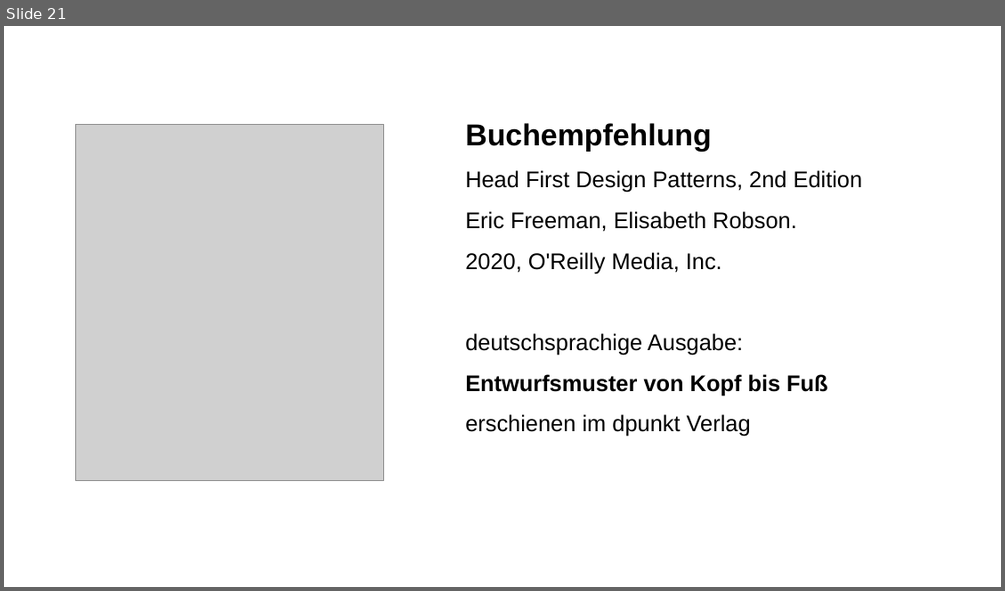
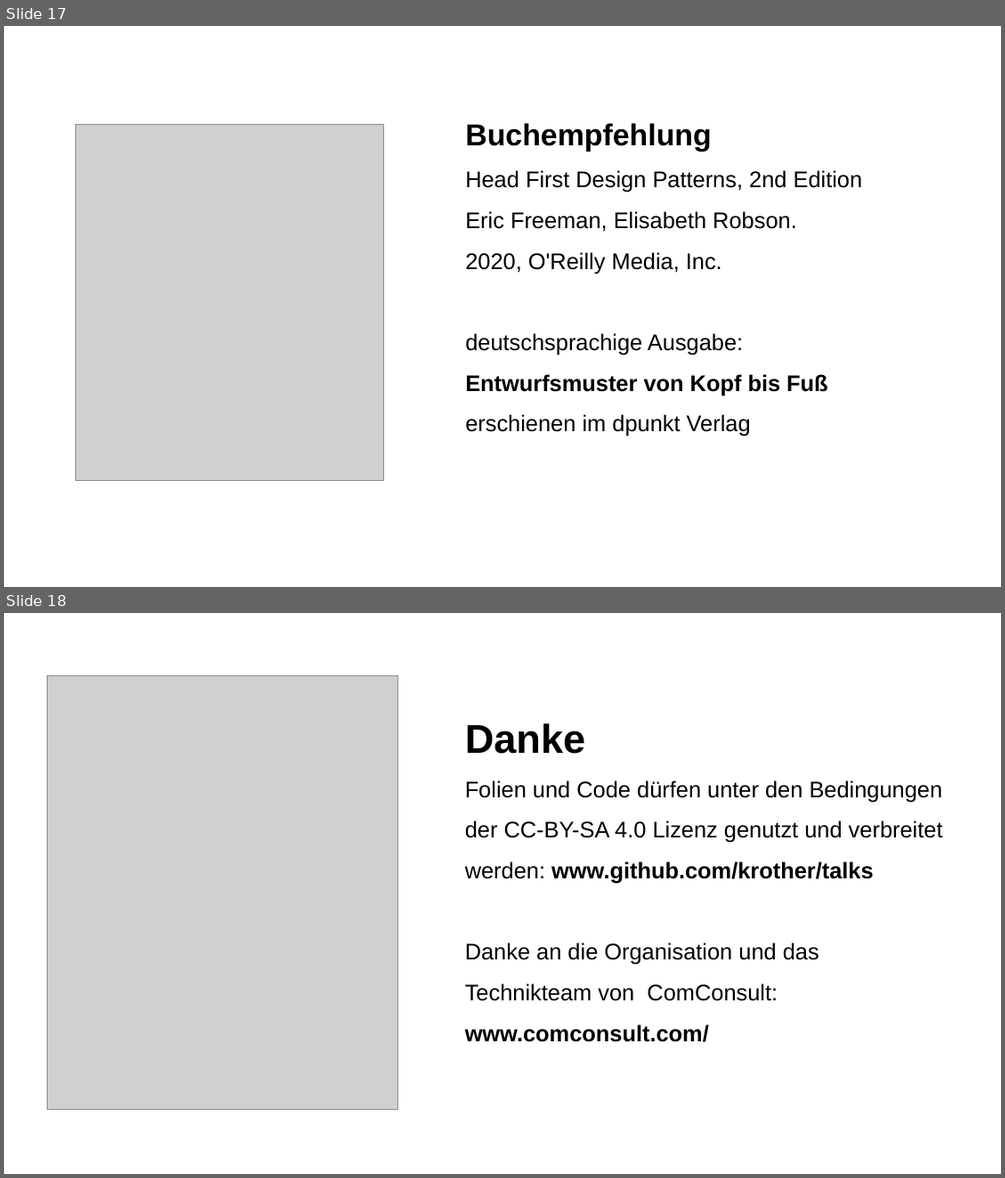
Before and after one commit to krother/talks, a slide deck: design_patterns/design_patterns.odp. Shown one above the other, each under a label of ours: slide 21 before the commit, slides 17 and 18 after it. The pictures are 1005x591 and 1005x1178 pixels, drawn with LibreOffice and Linux fonts; fonts in the diff are those of the drawing; grey boxes stand for pictures; background and template pictures are left out. Boxes give left, top, right and bottom in pixels: in the first picture for what was removed or moved away, otherwise in the second. Text is boxed around its words. In the diff, an @@ line names an element or a change of style, - is before the commit and + after.

Commit message:
update slides

```diff
--- a/design_patterns/design_patterns.odp
+++ b/design_patterns/design_patterns.odp
@@ slide 18 added at [4, 613, 1001, 1174], background #FFFFFF @@
@@ picture added at [48, 676, 398, 1110] @@
@@ title added at [465, 723, 943, 1042], 18 pt, text #000000 @@
+Danke
+Folien und Code dürfen unter den Bedingungen der CC-BY-SA 4.0 Lizenz genutzt und verbreitet werden: www.github.com/krother/talks
+Danke an die Organisation und das Technikteam von ComConsult:
+www.comconsult.com/
@@ what was slide 21 is now slide 17 @@
```
Also in this commit, not shown: 5 slides removed, 1 other file.
